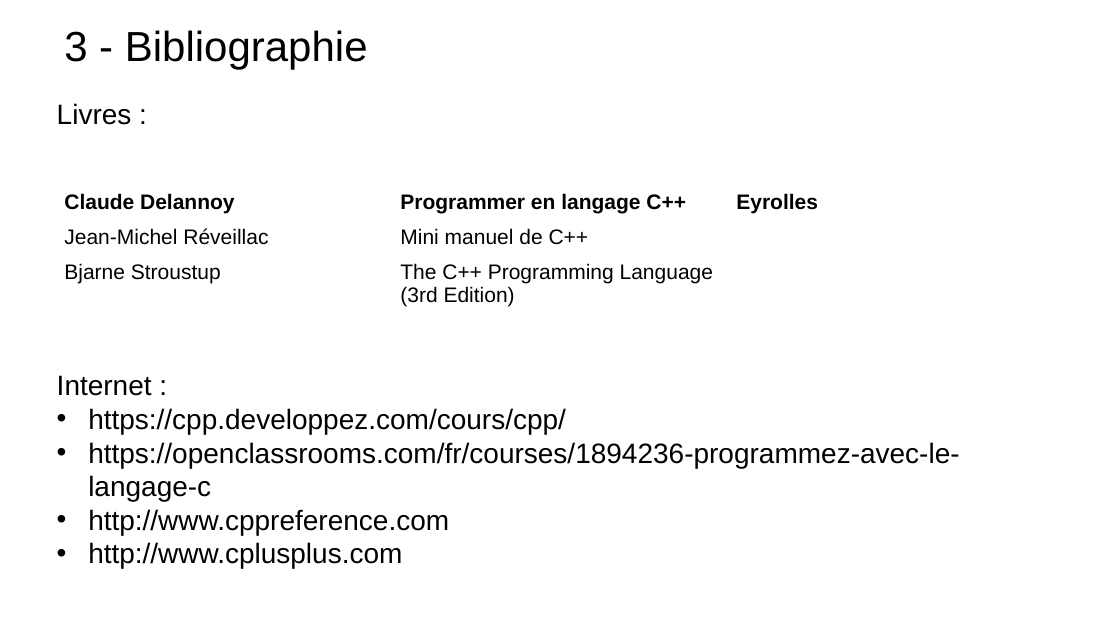
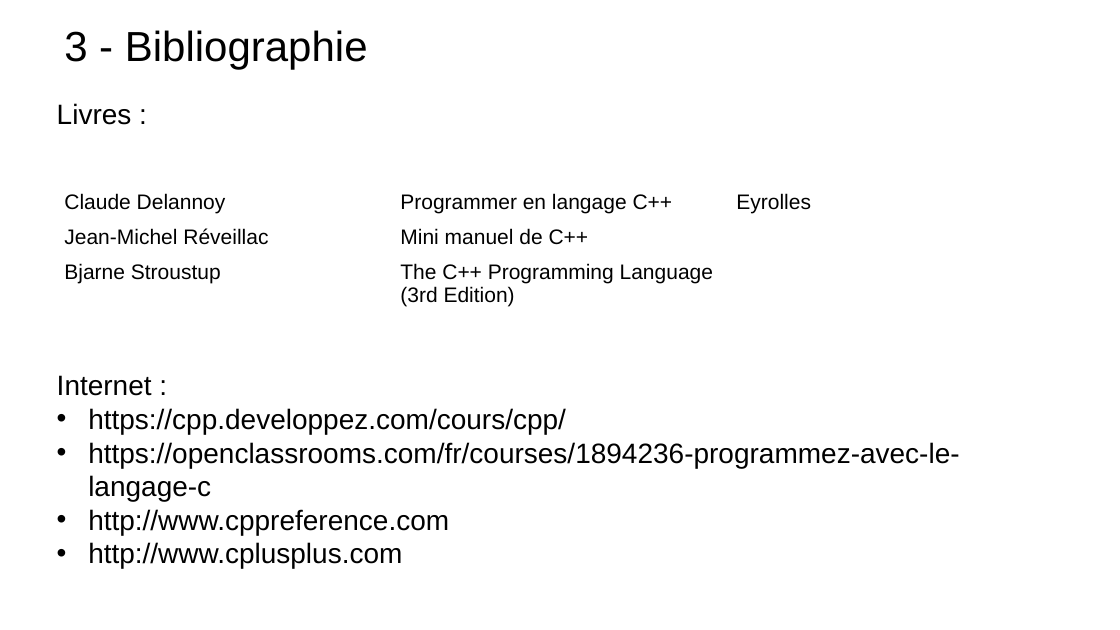
Before and after one commit to t-tortosa/cppCourses, a slide deck: slide 9 of POO.pptx. Drawn at 1120x630 pixels with LibreOffice and Linux fonts; fonts in the diff are those of the drawing; background and template pictures are left out. Boxes give left, top, right and bottom in pixels: in the first picture for what was removed or moved away, otherwise in the second. Text is boxed around its words. In the diff, an @@ line names an element or a change of style, - is before the commit and + after.

```diff
--- a/POO.pptx
+++ b/POO.pptx
@@ table at (56,186,1065,339) @@
@@ bold off in "Claude Delannoy", "Programmer en langage C++", "Eyrolles" @@
```
Also in this commit, not shown: 35 other slides changed, 8 slides added, 2 other files.
